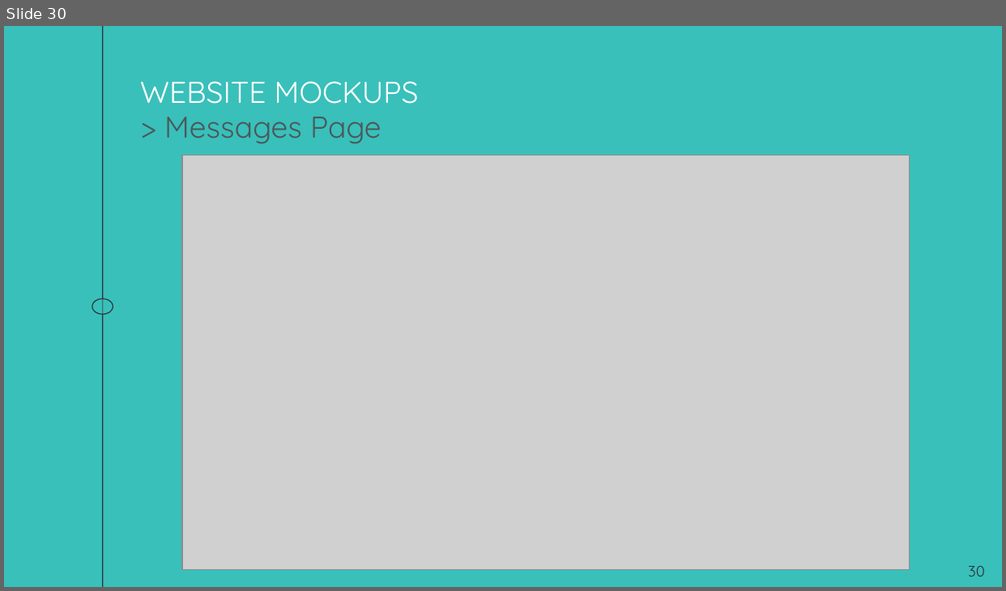
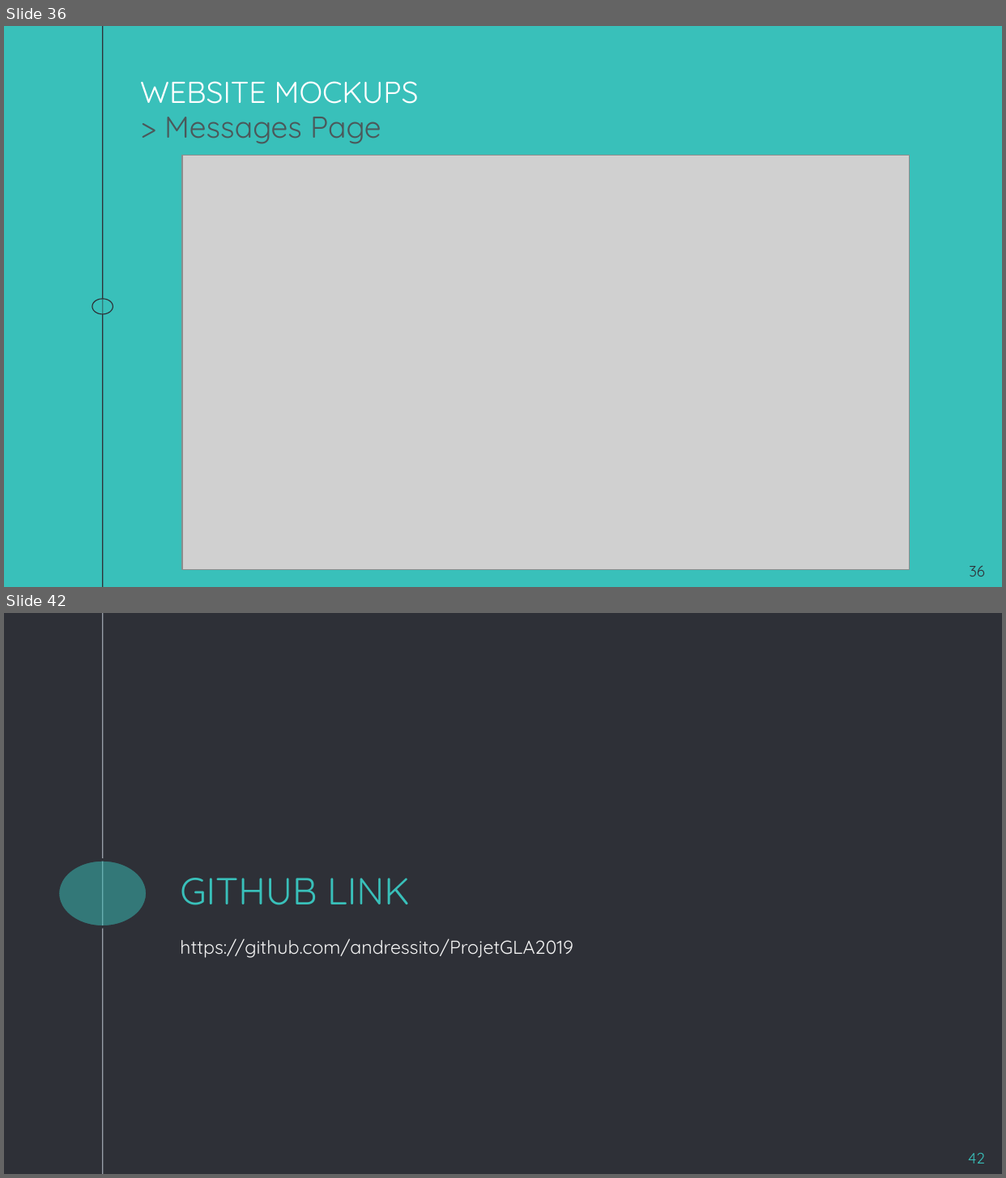
Before and after one commit to andressito/ProjetGLA2019, a slide deck: Projet/Rapport/TD4_GL_G1.odp. Shown one above the other, each under a label of ours: slide 30 before the commit, slides 36 and 42 after it; the slides between them are not shown. The pictures are 1006x591 and 1006x1178 pixels, drawn with LibreOffice and Linux fonts; fonts in the diff are those of the drawing; grey boxes stand for pictures. Boxes give left, top, right and bottom in pixels: in the first picture for what was removed or moved away, otherwise in the second. Text is boxed around its words. In the diff, an @@ line names an element or a change of style, - is before the commit and + after.

```diff
--- a/Projet/Rapport/TD4_GL_G1.odp
+++ b/Projet/Rapport/TD4_GL_G1.odp
@@ slide 42 added at (x1=4, y1=613, x2=1002, y2=1174), background #2E3037 @@
@@ line added from (103, 613) to (103, 1174), #999FA9 0.74 pt @@
@@ ellipse added at (x1=57, y1=860, x2=147, y2=927), fill #39C0BA at 50% opacity, outline #2E3037 2.24 pt @@
@@ title added at (x1=180, y1=878, x2=410, y2=905), 30 pt, text #39C0BA @@
+GITHUB LINK
@@ subtitle added at (x1=180, y1=939, x2=573, y2=958), 14.9 pt, text #F3F3F3 @@
+https://github.com/andressito/ProjetGLA2019
@@ page number added at (x1=968, y1=1153, x2=985, y2=1164), 12 pt, text #39C0BA @@
+42
@@ what was slide 30 is now slide 36 @@
@@ page number at (x1=969, y1=565, x2=985, y2=577): text changed @@
-30
+36
```
Also in this commit, not shown: 2 slides changed, 9 other slides added, 2 other files.
